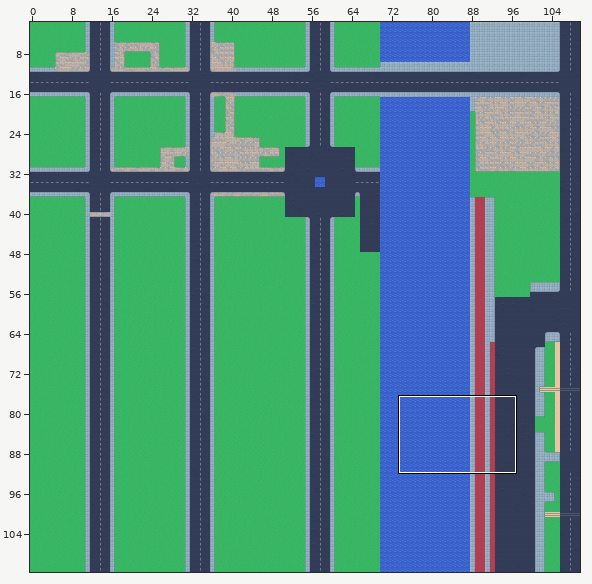
Two versions of a level (Tiled map (JSON), maps/warszawa.tmj). The first picture is a wide view before the edit; the outline marks the close-up.
Close-up. As it was:
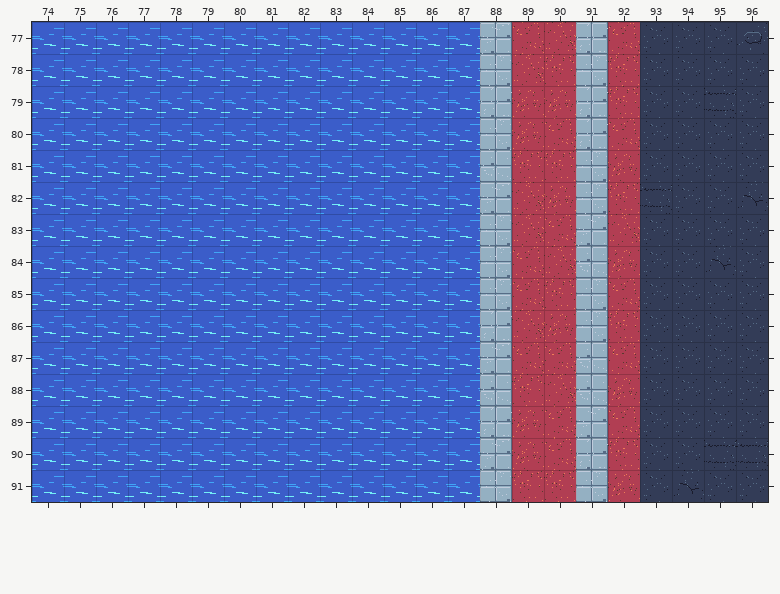
Cells are 32x32 px. Shown: x 74..96, y 77..91. The commit also changed other parts of the map, which this record leaves out.
New version:
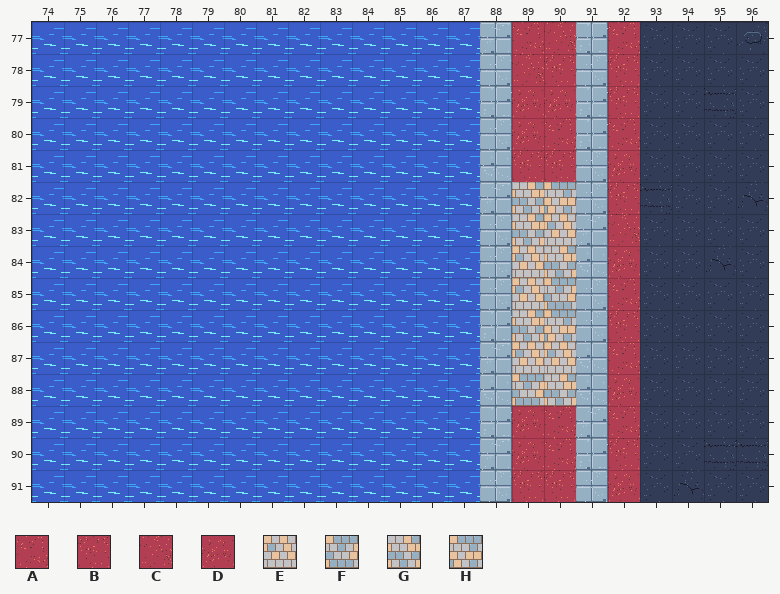
Key: from "training": A 3, B 17, C 18, D 19, E 20, F 21, G 22, H 23.
_ is an empty cell.
Diff:
Layer "ground":
y 82: x 89..90 CD -> GH
y 83: x 89..90 CA -> GE
y 84: x 89..90 AC -> EG
y 85: x 89..90 AB -> EF
y 86: x 89..90 CD -> GH
y 87: x 89..90 AA -> EE
y 88: x 89..90 BC -> FG
Changed places in both close-ups, as pixel boxes (x1, y1, x2, y2):
changed: (512, 182, 576, 406)
